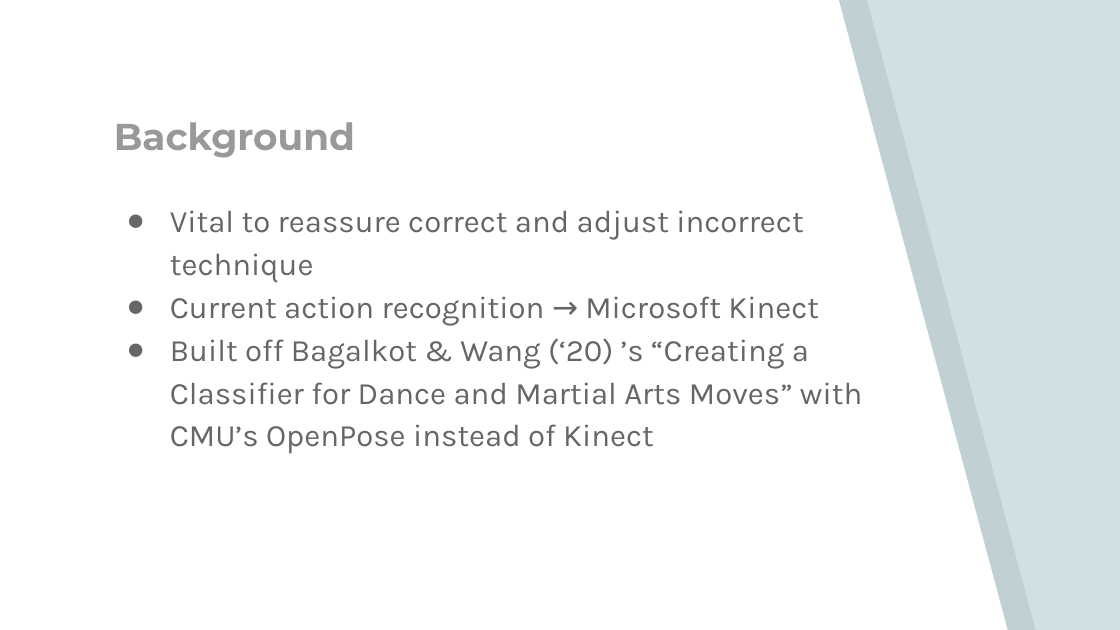
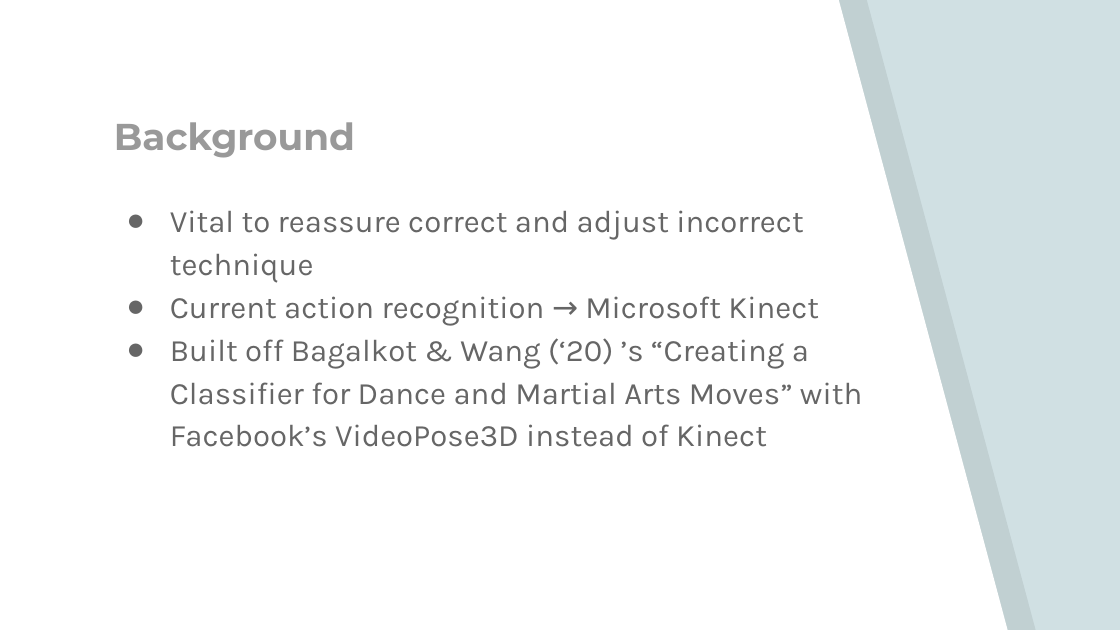
Before and after one commit to SriMed/sr_eval_tkd_v2, a slide deck: slide 2 of Final Presentation.pptx. Drawn at 1120x630 pixels with LibreOffice and Linux fonts; fonts in the diff are those of the drawing. Boxes give left, top, right and bottom in pixels: in the first picture for what was removed or moved away, otherwise in the second. Text is boxed around its words. In the diff, an @@ line names an element or a change of style, - is before the commit and + after.

```diff
--- a/Final Presentation.pptx
+++ b/Final Presentation.pptx
@@ text at <box>170,338,862,447</box>: text changed @@
-● Built off Bagalkot & Wang (‘20) ’s “Creating a Classifier for Dance and Martial Arts Moves” with CMU’s OpenPose instead of Kinect
+● Built off Bagalkot & Wang (‘20) ’s “Creating a Classifier for Dance and Martial Arts Moves” with Facebook’s VideoPose3D instead of Kinect
```
Also in this commit, not shown: 2 other slides changed, 7 slides added, 5 slides removed, 5 other files.
